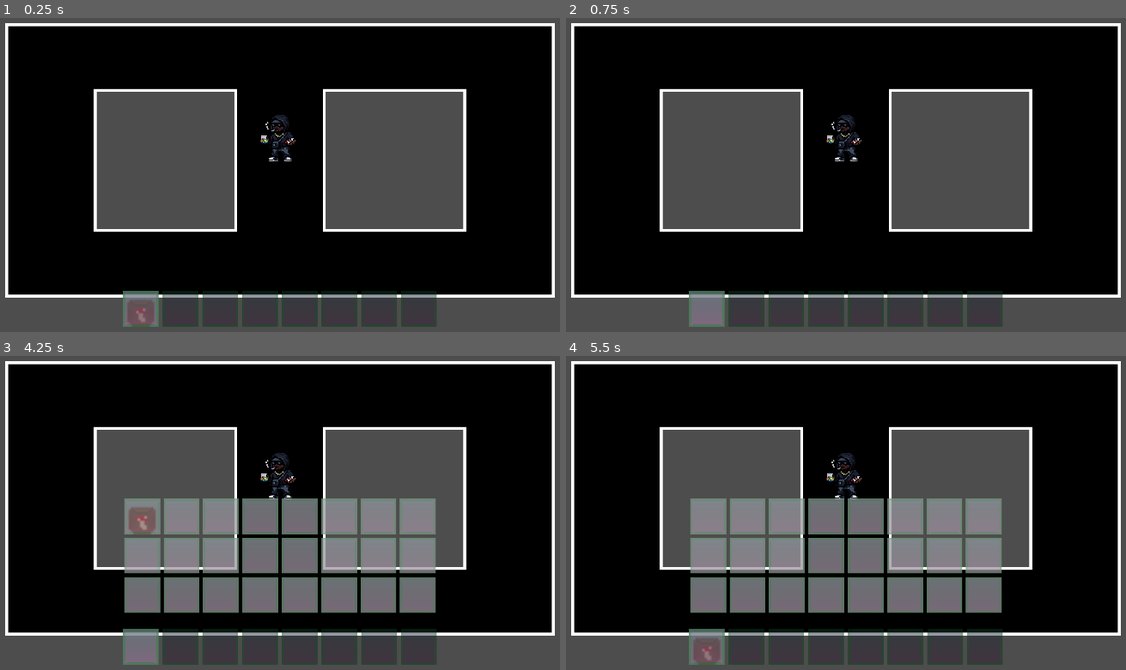
Above: before the commit, frames 1-4 (two rows, left to right).
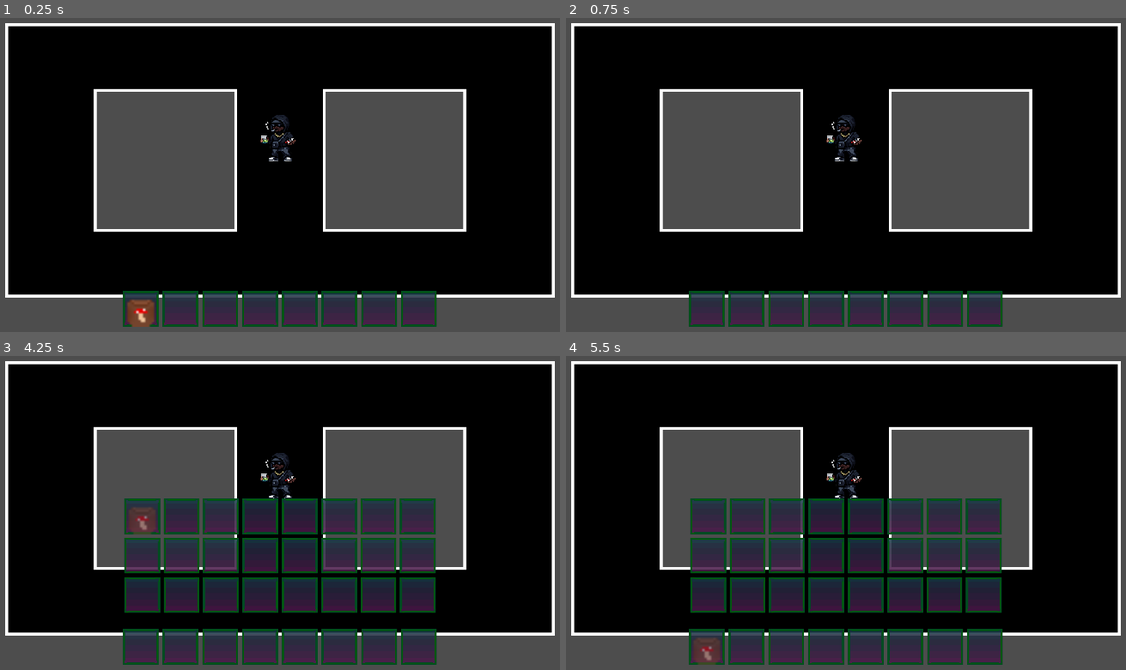
Above: after the commit, the same moments.

Repository: Magical-Schedule/magical-schedule
Game: Godot game, scene res://scenes/dev/playground.tscn
The game is run twice, just before and just after one commit, with the same random seed, the same clock (stepped at 60 frames per second) and the same inputs.
Inputs (mouse positions are in pixels of both pictures, inside the frame that each line leads up to):
- Up to frame 1 (0.25 s): no input
- Up to frame 2 (0.75 s): tap Enter (ui_accept) at 0.5 s; move the mouse to (706, 310) at 0.52 s; hold Right (ui_right) from 0.53 s (still down); hold Enter (ui_accept) from 0.53 s (still down); click (706, 310) at 0.67 s
- Up to frame 3 (4.25 s): move the mouse to (179, 648) at 1.27 s; release Right (ui_right) at 1.28 s; release Enter (ui_accept) at 1.28 s; hold Down (ui_down) 1.28-2.03 s; tap Enter (ui_accept) at 1.35, 1.52, 1.82, 2, 2.85, 3.02, 3.32, 3.5 s; click (179, 648) at 1.42 s; move the mouse to (218, 648) at 2.02 s; hold Right (ui_right) 2.03-2.78 s; hold Enter (ui_accept) 2.03-2.78 s; click (218, 648) at 2.17 s; move the mouse to (257, 648) at 2.77 s; hold Up (ui_up) 2.78-3.53 s; click (257, 648) at 2.92 s; move the mouse to (302, 648) at 3.52 s; hold Left (ui_left) from 3.53 s (still down); hold Enter (ui_accept) from 3.53 s (still down); click (302, 648) at 3.67 s; tap Tab (inventory_toggle) at 4.15 s
- Up to frame 4 (5.5 s): move the mouse to (706, 516) at 4.27 s; release Enter (ui_accept) at 4.28 s; tap Enter (ui_accept) at 4.35, 4.52, 4.82, 5 s; click (706, 516) at 4.42 s; move the mouse to (745, 516) at 5.02 s; release Left (ui_left) at 5.03 s; hold Down (ui_down) from 5.03 s (still down); hold Enter (ui_accept) from 5.03 s (still down); click (745, 516) at 5.17 s

The runs differ from the first frame. In frame 1, 2.5% of the frame differs, in the area x 21-79%, y 86-99%; in frame 2, 2.5%; in frame 3, 20%, in the area x 21-79%, y 45-99%; in frame 4, 20%.

Commit message:
[Improvement] Inventory Progress
• Inventory arrow-key navigation
• Slot activity indication by transparency

TO-DO:
• Fix black squares on slots

Diff:
--- a/scripts/item-system/inventory/InventoryData.gd
+++ b/scripts/item-system/inventory/InventoryData.gd
@@ -14,7 +14,7 @@
 @export_group("Visual Settings")
 @export var slot_size: Vector2 = Vector2(100, 100)
 @export var slot_background: Texture2D
-@export var inactive_transparency: float = 0.6
+@export var inactive_transparency: float = 0.5
 @export var active_transparency: float = 1.0
 
 
--- a/scripts/item-system/inventory/InventorySlot.gd
+++ b/scripts/item-system/inventory/InventorySlot.gd
@@ -7,31 +7,25 @@
 
 var slot_data: SlotData
 
+## Updating Slot UI
+func _update_ui():
+	if slot_data.item_data:
+		icon.texture = slot_data.item_data.icon
+		icon.visible = true
+		var qty = slot_data.item_data.quantity_data.current_stack
+		quantity_label.text = str(qty) if qty > 1 else ""
+	else:
+		icon.visible = false
+		quantity_label.text = ""
 
+## Setting Slot Data (called in InventoryUI)
 func set_slot_data(data: SlotData):
 	slot_data = data
 	if not slot_data.inventory_updated.is_connected(_update_ui):
 		slot_data.inventory_updated.connect(_update_ui)
 	_update_ui()
 
-func _update_ui():
-	if slot_data.item_data:
-		icon.texture = slot_data.item_data.icon
-		icon.visible = true
-
-		# Pull quantity from the component instead of the slot
-		var qty = slot_data.item_data.quantity_data.current_stack
-		quantity_label.text = str(qty) if qty > 1 else ""
-	else:
-		icon.visible = false
-		quantity_label.text = ""
-
-	self.modulate.a = 0.5
-
-func _gui_input(event):
-	if event is InputEventMouseButton and event.button_index == MOUSE_BUTTON_LEFT and event.pressed:
-		_quick_move()
-
+## Quick Move Helper Method
 func _quick_move():
 	if !slot_data.item_data: return
 
@@ -56,23 +50,30 @@
 			slot_data.item_data = null
 			return
 
+## GUI Input Method
+func _gui_input(event):
+	if event is InputEventMouseButton and event.button_index == MOUSE_BUTTON_LEFT and event.pressed:
+		_quick_move()
 
+## Applies slot visuals
 func apply_visuals(bg_tex: Texture2D, alpha: float, slot_size: Vector2 = Vector2.ZERO):
 	if slot_size != Vector2.ZERO:
 		custom_minimum_size = slot_size
-		# Ensure the icon matches the new size
-		icon.custom_minimum_size = slot_size
 
 	if bg_tex: background.texture = bg_tex
 
 	# self_modulate affects the node's transparency
 	# without affecting its children (like the icon)
-	background.self_modulate.a = alpha
+	self.self_modulate.a = alpha
 
-func set_highlight(is_active: bool, active_alpha: float, inactive_alpha: float):
-	if selection_frame:
-		selection_frame.visible = is_active
+## Handles slot transparency
+func set_highlight(is_focused: bool, active_alpha: float, inactive_alpha: float):
+	selection_frame.visible = is_focused
 
-	# Adjust transparency based on active state
-	var alpha = active_alpha if is_active else inactive_alpha
-	apply_visuals(null, alpha) # null because texture is already set
+	if is_focused:
+		self.self_modulate.a = active_alpha
+	else:
+		self.self_modulate.a = inactive_alpha
+
+	# If the icon should also dim when not focused:
+	icon.modulate.a = active_alpha if is_focused else inactive_alpha
--- a/scripts/item-system/inventory/InventorySlot.tscn
+++ b/scripts/item-system/inventory/InventorySlot.tscn
@@ -5,31 +5,26 @@
 
 [node name="InventorySlot" type="PanelContainer"]
 custom_minimum_size = Vector2(64, 64)
-anchors_preset = 15
-anchor_right = 1.0
-anchor_bottom = 1.0
-offset_right = -1824.0
-offset_bottom = -984.0
-grow_horizontal = 2
-grow_vertical = 2
+offset_right = 64.0
+offset_bottom = 64.0
 mouse_default_cursor_shape = 2
 script = ExtResource("1_vov34")
-metadata/_edit_use_anchors_ = true
 
-[node name="SelectionFrame" type="ColorRect" parent="."]
+[node name="SlotBackground" type="TextureRect" parent="."]
 layout_mode = 2
+texture = ExtResource("2_wo1sd")
+expand_mode = 1
 
-[node name="Label" type="Label" parent="."]
+[node name="SelectionFrame" type="ReferenceRect" parent="."]
+visible = false
 layout_mode = 2
-size_flags_vertical = 8
-horizontal_alignment = 2
 
 [node name="IconTexture" type="TextureRect" parent="."]
 custom_minimum_size = Vector2(64, 64)
 layout_mode = 2
 expand_mode = 1
 
-[node name="SlotBackground" type="TextureRect" parent="."]
+[node name="Label" type="Label" parent="."]
 layout_mode = 2
-texture = ExtResource("2_wo1sd")
-expand_mode = 1
+size_flags_vertical = 8
+horizontal_alignment = 2
--- a/scripts/item-system/inventory/InventoryUI.gd
+++ b/scripts/item-system/inventory/InventoryUI.gd
@@ -7,6 +7,8 @@
 @onready var inv_grid = $InventoryPanel/VBoxContainer/InventoryGrid
 
 var inventory_data: InventoryData
+var focus_in_backpack: bool = true
+var focused_index: int = 0
 
 ## Adding Item
 func add_item(item: Item, count: int = 1) -> bool:
@@ -63,8 +65,58 @@
 		inventory_data.active_slot_index + direction, 0, InventoryData.WIDTH)
 	update_hotbar_visuals()
 
-## Inventory Toggle z E
+
+
+func update_focus_visuals():
+	# Reset all highlights in both grids
+	for slot in inv_grid.get_children():
+		slot.set_highlight(false, inventory_data.active_transparency, inventory_data.inactive_transparency)
+	for slot in hotbar_grid.get_children():
+		slot.set_highlight(false, inventory_data.active_transparency, inventory_data.inactive_transparency)
+
+	# Highlight the specific focused slot
+	var target_grid = inv_grid if focus_in_backpack else hotbar_grid
+	if target_grid.get_child_count() > focused_index:
+		var slot = target_grid.get_child(focused_index)
+		# Pass true to show the selection frame
+		slot.set_highlight(true, inventory_data.active_transparency, inventory_data.inactive_transparency)
+
+## Navigiranje Inventorijem
+func _navigate_grid(direction: Vector2i):
+	var width = InventoryData.WIDTH
+
+	if focus_in_backpack:
+		var row = focused_index / width
+		var col = focused_index % width
+
+		# Horizontal movement
+		col = clampi(col + direction.x, 0, width - 1)
+
+		# Vertical movement
+		row += direction.y
+
+		if row < 0: # Stay at top of backpack
+			row = 0
+		elif row >= InventoryData.BACKPACK_HEIGHT: # Jump to Hotbar
+			focus_in_backpack = false
+			focused_index = col # Keep the same column
+			update_focus_visuals()
+			return
+
+		focused_index = (row * width) + col
+	else:
+		# Navigation inside Hotbar (usually 1 row)
+		focused_index = clampi(focused_index + direction.x, 0, width - 1)
+
+		if direction.y < 0: # Jump back to Backpack
+			focus_in_backpack = true
+			focused_index = ((InventoryData.BACKPACK_HEIGHT - 1) * width) + focused_index
+
+	update_focus_visuals()
+
+## Sledenje input-a
 func _input(event):
+	# Mouse Mode
 	if event.is_action_pressed("inventory_toggle"):
 		inv_panel.visible = !inv_panel.visible
 
@@ -74,11 +126,33 @@
 			Input.mouse_mode = Input.MOUSE_MODE_CAPTURED
 			inventory_data.save_inventory()
 
+	"""
 	if event is InputEventMouseButton and event.pressed:
 		if event.button_index == MOUSE_BUTTON_WHEEL_UP:
 			change_active_slot(-1)
 		elif event.button_index == MOUSE_BUTTON_WHEEL_DOWN:
 			change_active_slot(1)
+	"""
+
+	# Determine the "Vector" of the move
+	var move = Vector2i.ZERO
+
+	if event.is_action_pressed("ui_left"):  move.x = -1
+	if event.is_action_pressed("ui_right"): move.x = 1
+	elif inv_panel.visible: # Only navigate if the backpack is open
+		if event.is_action_pressed("ui_up"):   move.y = -1
+		if event.is_action_pressed("ui_down"): move.y = 1
+
+	# If we actually pressed a direction, run the logic
+	if move != Vector2i.ZERO:
+		_navigate_grid(move)
+
+	"""
+	if event.is_action_pressed("ui_accept"): # Usually Space/Enter
+		var target_grid = inv_grid if focus_in_backpack else hotbar_grid
+		var slot = target_grid.get_child(focused_index)
+		# Now you can call use_item() or quick_move() on that slot!
+	"""
 
 func populate_grids():
 	for child in inv_grid.get_children(): child.queue_free()
